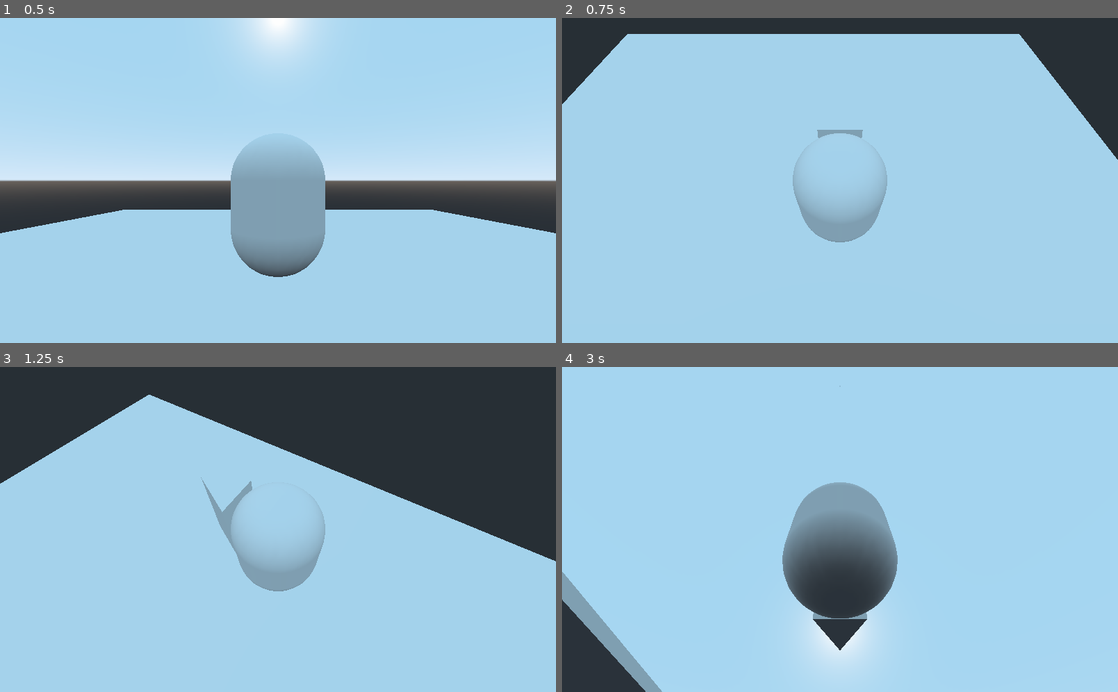
Above: before the commit, frames 1-4 (two rows, left to right).
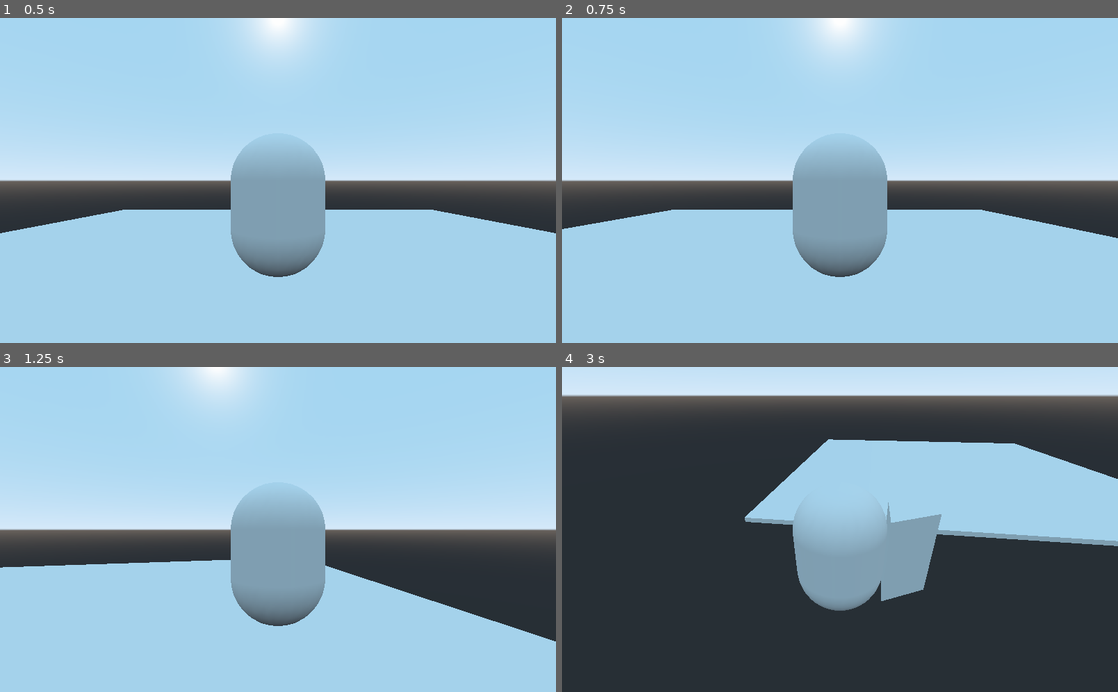
Above: after the commit, the same moments.

Repository: neofre10/Sus
Game: Godot game, scene res://Scenes/Test_Room_3D.tscn
Same seed, same stepped clock (60 frames per second), same inputs: the game is played once before the commit and once after it. Before the commit the project starts from res://Scenes/Test_Room.tscn.
Inputs (mouse positions are in pixels of both pictures, inside the frame that each line leads up to):
- Up to frame 1 (0.5 s): no input
- Up to frame 2 (0.75 s): tap Enter at 0.5 s; move the mouse to (962, 164) at 0.52 s; hold Right (ui_right) from 0.53 s (still down); hold S (ui_down_cam) from 0.53 s (still down)
- Up to frame 3 (1.25 s): keep holding Right (ui_right); keep holding S (ui_down_cam); tap A (ui_left_cam) at 0.8 s
- Up to frame 4 (3 s): move the mouse to (728, 545) at 1.27 s; release Right (ui_right) at 1.28 s; release S (ui_down_cam) at 1.28 s; hold Down (ui_down) 1.28-2.03 s; tap A (ui_left_cam) at 1.35 s; tap D (ui_right_cam) at 1.55 s; move the mouse to (895, 458) at 2.02 s; hold Right (ui_right) 2.03-2.78 s; hold D (ui_right_cam) 2.03-2.78 s; tap W (ui_up_cam) at 2.3, 2.85 s; move the mouse to (812, 594) at 2.77 s; hold Up (ui_up) from 2.78 s (still down)

Frame 1 is identical in both runs. In frame 2, 32% of the frame differs, in the area x 0-100%, y 0-80%; in frame 3, 54%; in frame 4, 83%, in the area x 0-100%, y 0-100%.

Commit message:
Day 4
Fixing camera again. Making more assets

Diff:
--- /dev/null
+++ b/Project Overture/Scenes/Test_Particle2D.tscn
@@ -0,0 +1,48 @@
+[gd_scene load_steps=7 format=2]
+
+[sub_resource type="ParticlesMaterial" id=1]
+emission_shape = 2
+emission_box_extents = Vector3( 1, 564, 1 )
+flag_disable_z = true
+gravity = Vector3( 0, 20, 0 )
+initial_velocity = 500.0
+initial_velocity_random = 0.4
+orbit_velocity = 0.0
+orbit_velocity_random = 0.0
+
+[sub_resource type="Gradient" id=2]
+offsets = PoolRealArray( 0, 0.356589, 0.689922, 1 )
+colors = PoolColorArray( 0.924928, 0.335529, 0.987305, 1, 0.529912, 0.332966, 0.741211, 1, 0.208931, 0.0205994, 0.65918, 1, 0, 0, 0, 1 )
+
+[sub_resource type="GradientTexture" id=3]
+gradient = SubResource( 2 )
+
+[sub_resource type="Curve" id=5]
+_data = [ Vector2( 0, 0 ), 0.0, 0.0, 0, 0, Vector2( 1, 1 ), 0.0, 0.0, 0, 0 ]
+
+[sub_resource type="CurveTexture" id=6]
+curve = SubResource( 5 )
+
+[sub_resource type="ParticlesMaterial" id=4]
+flag_disable_z = true
+spread = 180.0
+gravity = Vector3( 0, 0, 0 )
+initial_velocity = 100.0
+initial_velocity_random = 0.8
+orbit_velocity = 0.5
+orbit_velocity_random = 0.0
+scale_curve = SubResource( 6 )
+color_ramp = SubResource( 3 )
+
+[node name="Node2D" type="Node2D"]
+
+[node name="Particles2D" type="Particles2D" parent="."]
+visible = false
+amount = 1000
+lifetime = 10.0
+process_material = SubResource( 1 )
+
+[node name="Particles2D2" type="Particles2D" parent="."]
+amount = 50000
+lifetime = 2.0
+process_material = SubResource( 4 )
--- a/Project Overture/Scripts/Player_Camera.gd
+++ b/Project Overture/Scripts/Player_Camera.gd
@@ -4,23 +4,36 @@
 # Declare member variables here. Examples:
 # var a = 2
 # var b = "text"
+export var rotation_speed = PI / 2
+export var rotation_position = Vector3()
 
-func get_input():
-	if Input.is_action_just_pressed("ui_left_cam"):
-		rotate_y(-45)
+func get_input(delta):
+	if Input.is_action_pressed("ui_left_cam"):
+		rotation_position.y -= 1
+	elif Input.is_action_just_released("ui_left_cam"):
+		rotation_position.y = 0
 
-	elif Input.is_action_just_pressed("ui_right_cam"):
-		rotate_y(45)
+	if Input.is_action_pressed("ui_right_cam"):
+		rotation_position.y += 1
+	elif Input.is_action_just_released("ui_right_cam"):
+		rotation_position.y = 0
+	rotate_object_local(Vector3.UP, rotation_position.y * rotation_speed * delta)
 
-	elif Input.is_action_just_pressed("ui_up_cam"):
-		rotate_x(45)
+	if Input.is_action_pressed("ui_up_cam"):
+		rotation_position.x -= 1
+	elif Input.is_action_just_released("ui_up_cam"):
+		rotation_position.x = 0
 
-	elif Input.is_action_just_pressed("ui_down_cam"):
-		rotate_x(-45)
+	if Input.is_action_pressed("ui_down_cam"):
+		rotation_position.x += 1
+	elif Input.is_action_just_released("ui_down_cam"):
+		rotation_position.x = 0
+	$Inner_Gimbal.rotate_object_local(Vector3.RIGHT, rotation_position.x * rotation_speed * delta)
 	pass
 
-func _physics_process(delta):
-	get_input()
+func _process(delta):
+	get_input(delta)
+	$Inner_Gimbal.rotation.x = clamp($Inner_Gimbal.rotation.x, -1.4, 0)
 	pass
 # Called when the node enters the scene tree for the first time.
 func _ready():
--- a/Project Overture/project.godot
+++ b/Project Overture/project.godot
@@ -15,7 +15,7 @@
 [application]
 
 config/name="Project Overture"
-run/main_scene="res://Scenes/Test_Room.tscn"
+run/main_scene="res://Scenes/Test_Room_3D.tscn"
 config/icon="res://icon.png"
 
 [input]
Renamed: Project Overture/Scenes/Test_Room.tscn -> Project Overture/Scenes/Test_Room_3D.tscn
